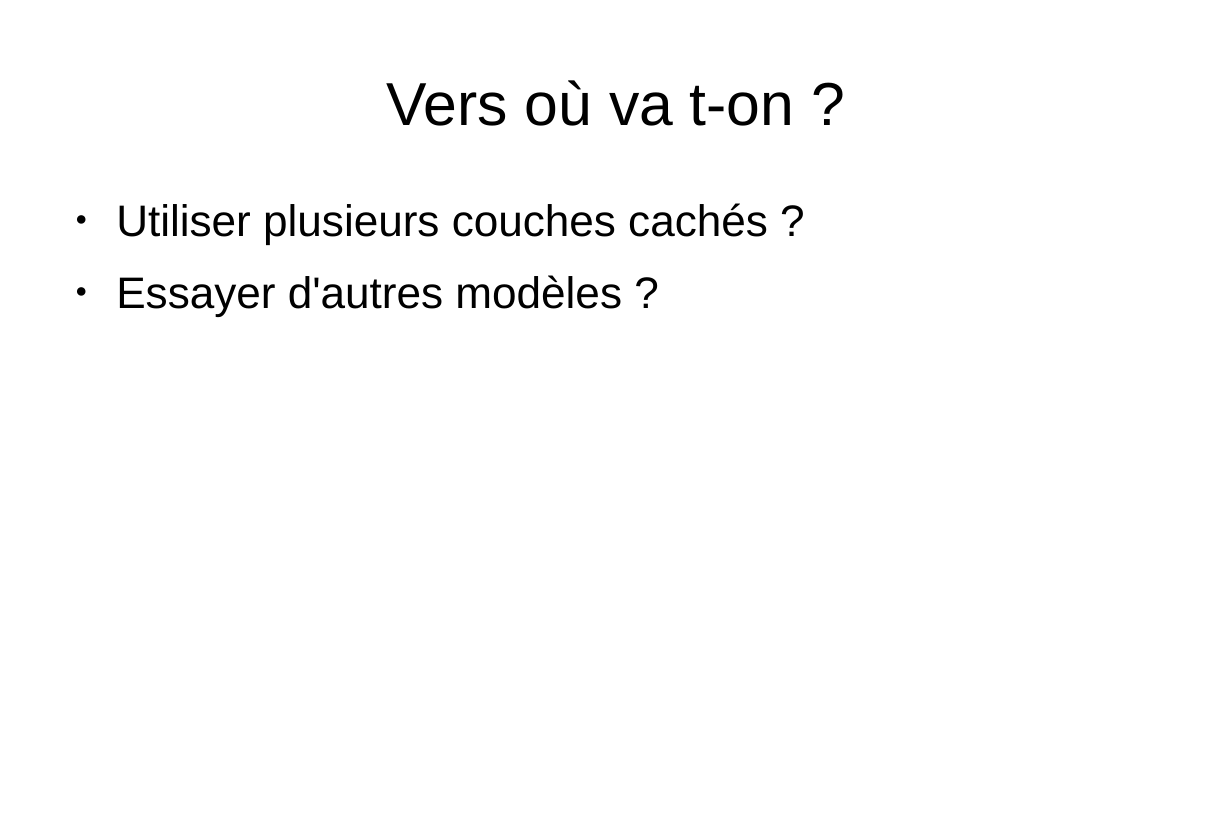
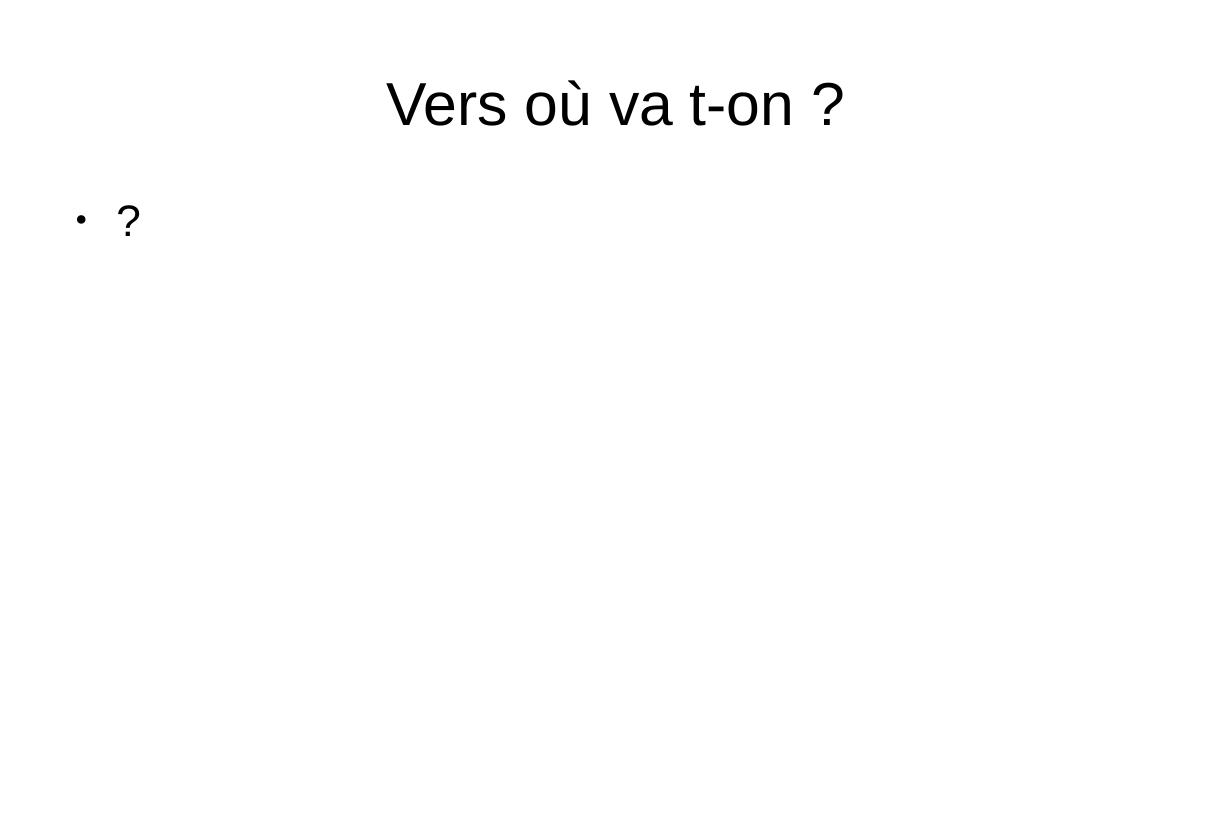
Before and after one commit to matthieu637/anne, a slide deck: slide 28 of exp/pre-presentation/pre-presentation.odp (slide 24 before the commit). Drawn at 1232x821 pixels with LibreOffice and Linux fonts; fonts in the diff are those of the drawing. Boxes give left, top, right and bottom in pixels: in the first picture for what was removed or moved away, otherwise in the second. Text is boxed around its words. In the diff, an @@ line names an element or a change of style, - is before the commit and + after.

```diff
--- a/exp/pre-presentation/pre-presentation.odp
+++ b/exp/pre-presentation/pre-presentation.odp
@@ text added at [61,192,1145,735], 27.4 pt, text #000000 @@
+● ?
@@ text removed at [116,203,768,317] @@
-● Utiliser plusieurs couches cachés ?
-● Essayer d'autres modèles ?
```
Also in this commit, not shown: 10 other slides changed, 6 slides added, 2 slides removed, 1 other file.
